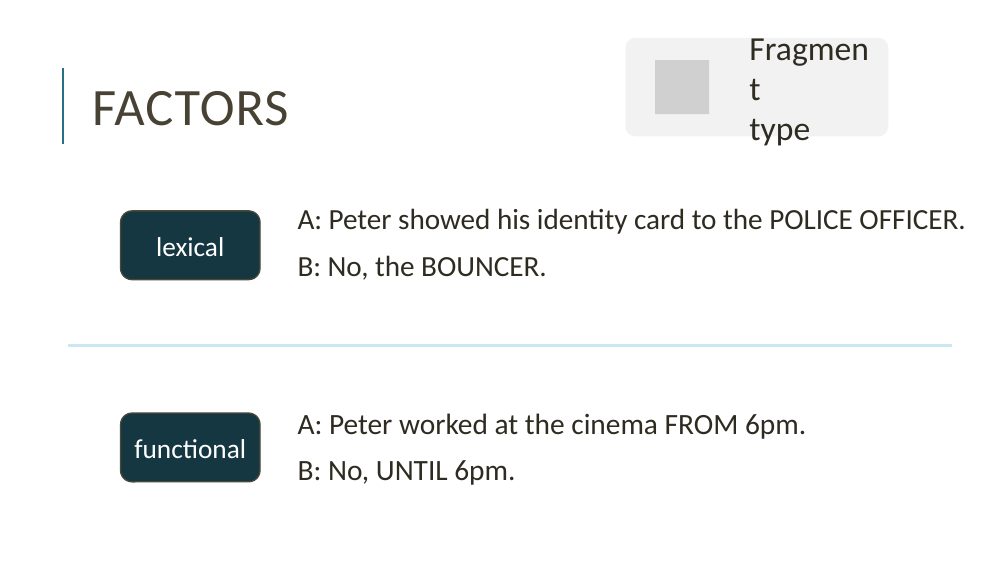
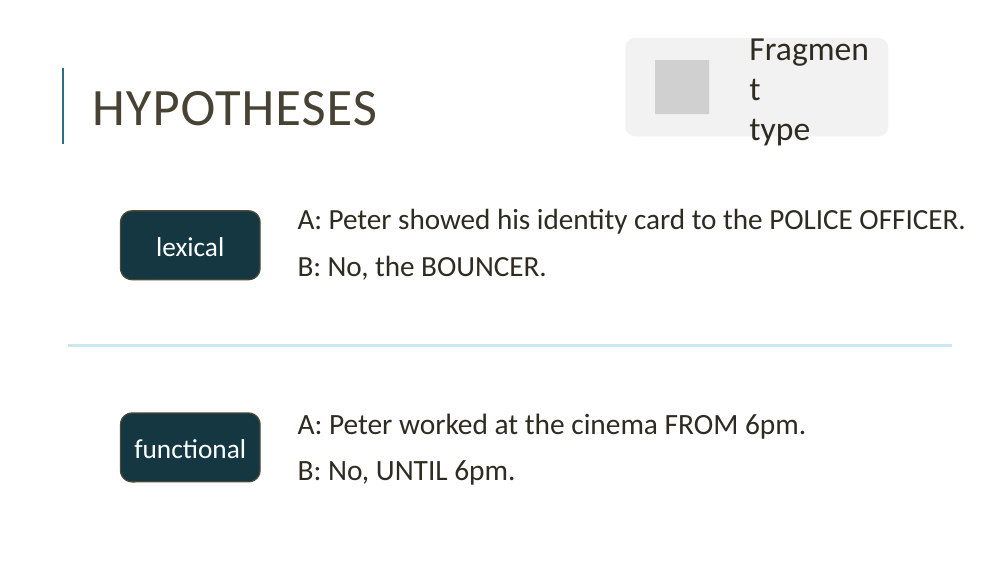
Before and after one commit to miriamschiele/MA, a slide deck: slide 20 of presentation/Miriam Schiele, MA presentation.pptx. Drawn at 1008x567 pixels with LibreOffice and Linux fonts; fonts in the diff are those of the drawing; grey boxes stand for pictures. Boxes give left, top, right and bottom in pixels: in the first picture for what was removed or moved away, otherwise in the second. Text is boxed around its words. In the diff, an @@ line names an element or a change of style, - is before the commit and + after.

```diff
--- a/presentation/Miriam Schiele, MA presentation.pptx
+++ b/presentation/Miriam Schiele, MA presentation.pptx
@@ title at [92, 91, 377, 126]: text changed @@
-FACTORS
+HYPOTHESES
```
Also in this commit, not shown: 7 other slides changed, 2 slides added, 1 other file.
